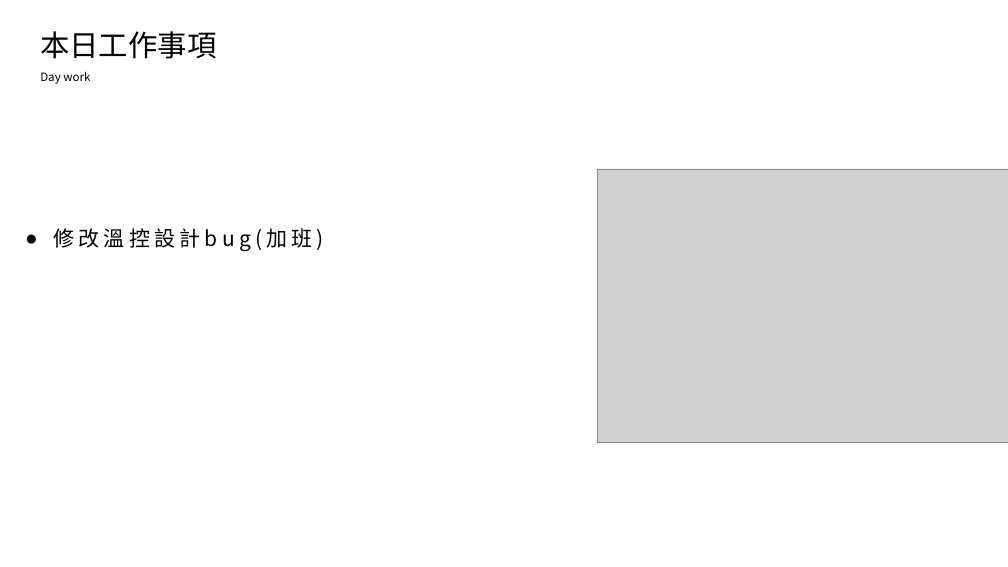
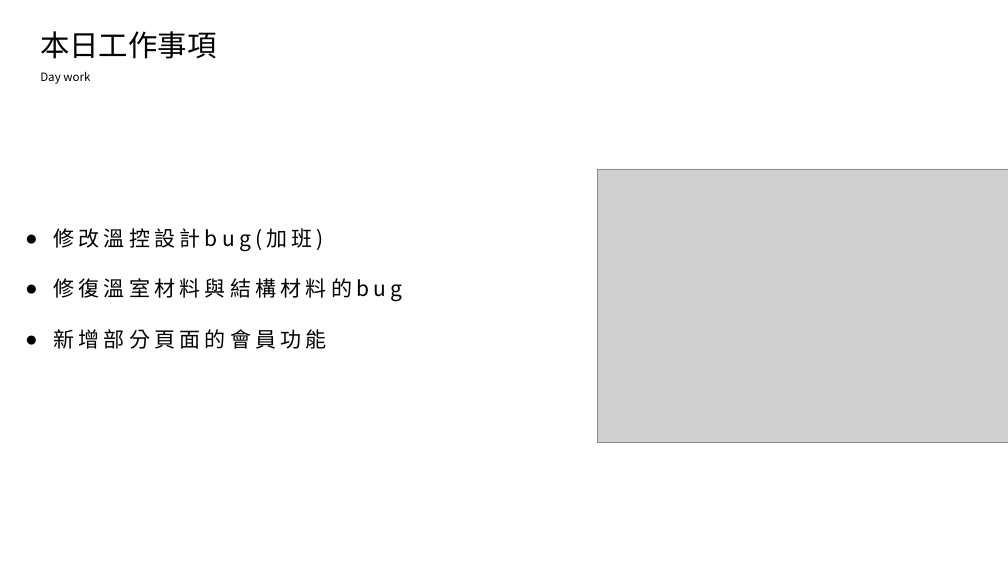
Before and after one commit to king637324/KnowledgeGreenhouseSystem, a slide deck: slide 2 of 工作日報_葉柏漢/2021.09/2021.08.31(加班)~2021.09.01工作日報_葉柏漢.pptx. Drawn at 1008x567 pixels with LibreOffice and Linux fonts; fonts in the diff are those of the drawing; grey boxes stand for pictures. Boxes give left, top, right and bottom in pixels: in the first picture for what was removed or moved away, otherwise in the second. Text is boxed around its words. In the diff, an @@ line names an element or a change of style, - is before the commit and + after.

```diff
--- a/工作日報_葉柏漢/2021.09/2021.08.31(加班)~2021.09.01工作日報_葉柏漢.pptx
+++ b/工作日報_葉柏漢/2021.09/2021.08.31(加班)~2021.09.01工作日報_葉柏漢.pptx
@@ text at [53, 278, 402, 349]: paragraphs added @@
+● 修復溫室材料與結構材料的bug
+● 新增部分頁面的會員功能
```
Also in this commit, not shown: 1 other slide changed, 3 slides added, 12 other files.
